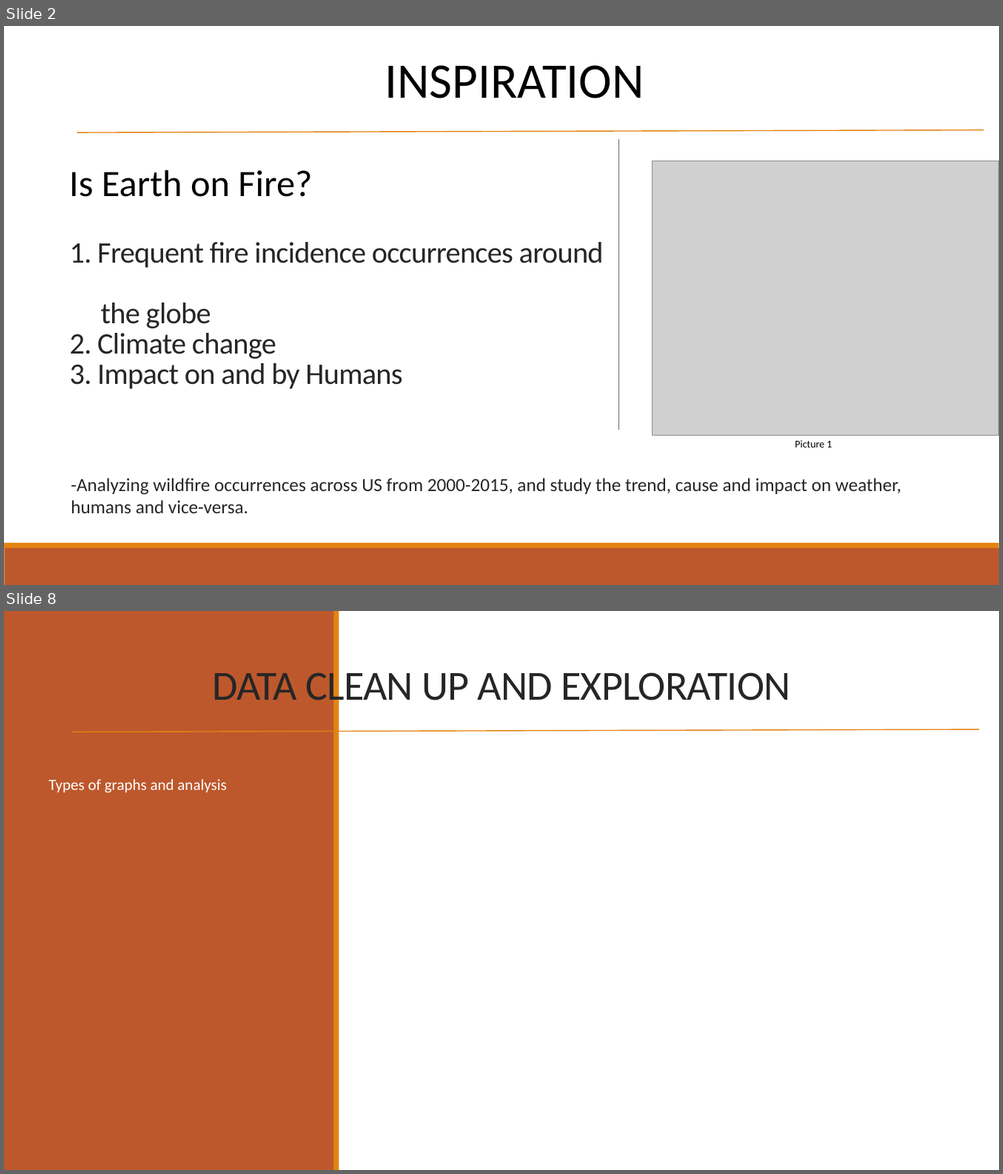
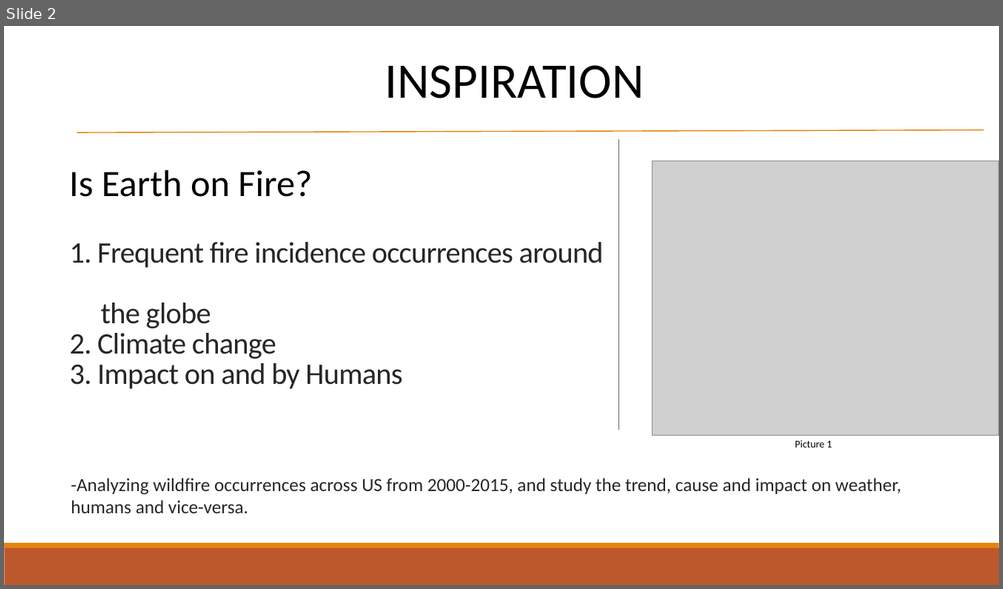
Before and after one commit to mturnell001/Project-1, a slide deck: US Wildfire presentation.pptx. Shown one above the other, each under a label of ours: slides 2 and 8 before the commit, slide 2 after it; the slides between them are not shown. The pictures are 1003x1174 and 1003x589 pixels, drawn with LibreOffice and Linux fonts; fonts in the diff are those of the drawing; grey boxes stand for pictures. Boxes give left, top, right and bottom in pixels: in the first picture for what was removed or moved away, otherwise in the second. Text is boxed around its words. In the diff, an @@ line names an element or a change of style, - is before the commit and + after.

```diff
--- a/US Wildfire presentation.pptx
+++ b/US Wildfire presentation.pptx
@@ slide 8 removed at (4,611,999,1170), background #FFFFFF @@
@@ rectangle removed at (4,611,335,1170) @@
@@ rectangle removed at (334,611,339,1170) @@
@@ text removed at (212,665,790,709) @@
-DATA CLEAN UP AND EXPLORATION
@@ line removed from (72, 732) to (979, 729) @@
@@ text removed at (48,779,226,793) @@
-Types of graphs and analysis
```
Also in this commit, not shown: 7 slides changed, 3 slides added, 1 other slide removed.
